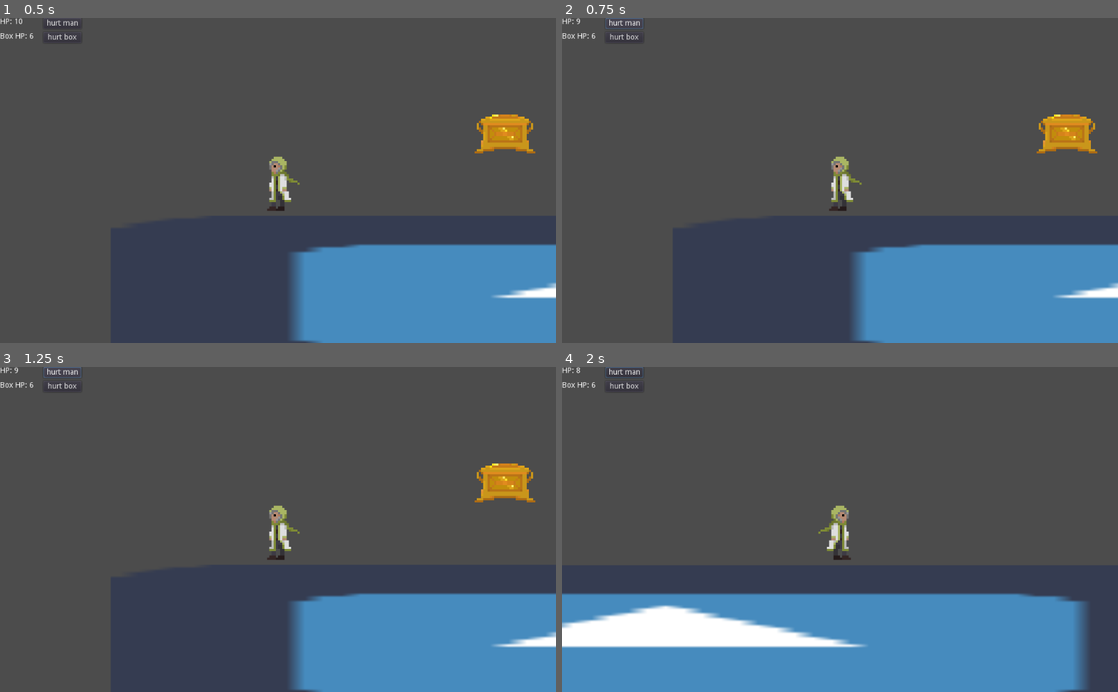
Above: before the commit, frames 1-4 (two rows, left to right).
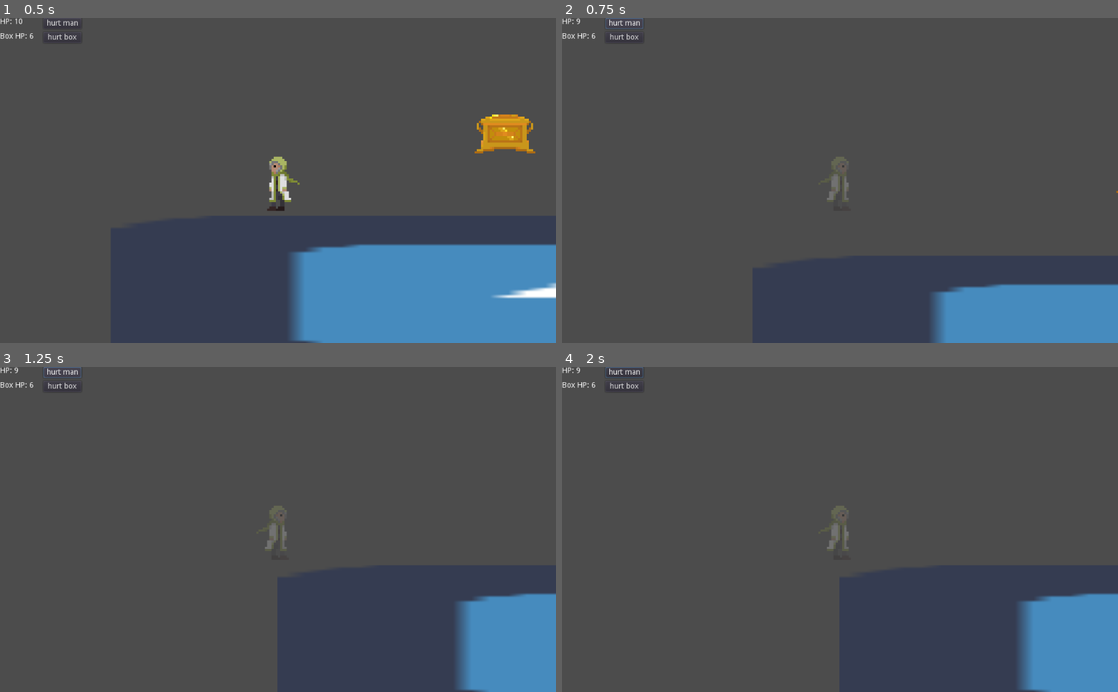
Above: after the commit, the same moments.

Repository: LaurenceTimothyMGarcia/Halloween-Game-Jam-2021
Game: Godot game, scene res://Assets/Scenes/PlayerTester.tscn
Two runs of this game, one before a commit and one after it. Both use one fixed random seed, a clock stepped at 60 frames per second and the inputs below. The project has no main scene, so this scene is started directly. The engine's default icon, where the game draws it, is replaced by a stand-in: a white triangle on a blue panel in a dark square.
Inputs (mouse positions are in pixels of both pictures, inside the frame that each line leads up to):
- Up to frame 1 (0.5 s): no input
- Up to frame 2 (0.75 s): click "hurt man" at 0.5 s
- Up to frame 3 (1.25 s): no input
- Up to frame 4 (2 s): move the mouse to (962, 513) at 1.27 s; hold D (move_right) from 1.28 s (still down); right-click (962, 513) at 1.35 s; click (962, 513) at 1.42 s; tap Space (jump) at 1.52 s

Frame 1 is identical in both runs. In frame 2, 11% of the frame differs, in the area x 47-100%, y 29-100%; in frame 3, 11%; in frame 4, 28%, in the area x 0-100%, y 0-100%.

Commit message:
The player now gets knocked back when they take damage
Call the new function getHurt() to do so.

Diff:
--- a/Assets/Scenes/Player.gd
+++ b/Assets/Scenes/Player.gd
@@ -7,6 +7,8 @@
 export var gravity = 1000
 export var fallMultiplier = 2
 export var lowJumpMultiplier = 4
+export var knockedBackSpeed = 200
+export var knockedBackUp = 200
 
 export var maxHP = 10
 var _currentHP
@@ -22,6 +24,10 @@
 
 var holdingBox
 
+var _stunned
+var _knockedBack
+var _invincible
+
 signal facing_left
 signal facing_right
 
@@ -33,16 +39,37 @@
 	_jumpReady = true
 	_facingRight = true
 	holdingBox = false
+	_stunned = false
+	_knockedBack = false
+	_invincible = false
 	_grabPointSwapDistance = $GrabPoint.position.x
 	_currentHP = maxHP
 
 
 # Called every frame. 'delta' is the elapsed time since the previous frame.
 func _physics_process(delta):
-	_lookAtMouse()
-	_movementHandler(delta)
-	_theBoxHandler()
+	_stunnedHandler(delta)
+	if !_stunned:
+		_lookAtMouse()
+		_movementHandler(delta)
+		_theBoxHandler()
 	_tryDying()
+
+func _stunnedHandler(var delta):
+	if _stunned:
+		velocity.x = 0
+		if _knockedBack:
+			if _facingRight:
+				velocity.x -= 1
+			else:
+				velocity.x += 1
+		velocity.x *= knockedBackSpeed
+		velocity.y += gravity * delta
+		velocity = move_and_slide(velocity)
+	if _invincible:
+		$Sprite.modulate = Color(1,1,1,.25)
+	else:
+		$Sprite.modulate = Color(1,1,1,1)
 
 func _lookAtMouse():
 	if get_global_mouse_position().x >= position.x:
@@ -107,10 +134,14 @@
 			theBox.facingRight = _facingRight
 			holdingBox = true
 		elif theBox.currentState == boxState.carried:
-			disconnect("facing_left", theBox, "_on_Player_facing_left")
-			disconnect("facing_right", theBox, "_on_Player_facing_right")
-			theBox.call("getThrown")
-			holdingBox = false
+			_throwBox()
+
+func _throwBox():
+	if holdingBox:
+		disconnect("facing_left", theBox, "_on_Player_facing_left")
+		disconnect("facing_right", theBox, "_on_Player_facing_right")
+		theBox.call("getThrown")
+		holdingBox = false
 
 func _on_GrabZone_body_entered(body):
 	if body.is_in_group("thebox"):
@@ -127,3 +158,35 @@
 	if (_currentHP == 0):
 		print("fuck")
 		takeDamage(-100)
+
+func getHurt(var fromLeft, var amount):
+	if not _invincible:
+		if fromLeft:
+			_lookLeft()
+		else:
+			_lookRight()
+
+		call_deferred("_throwBox")
+
+		takeDamage(amount)
+
+		_stunned = true
+		_knockedBack = true
+		_invincible = true
+		velocity.y = -knockedBackUp
+
+		$StunTimer.start()
+		$KnockbackTimer.start()
+		$InvincibleTimer.start()
+
+
+func _on_StunTimer_timeout():
+	_stunned = false
+
+
+func _on_KnockbackTimer_timeout():
+	_knockedBack = false
+
+
+func _on_InvincibleTimer_timeout():
+	_invincible = false
--- a/Assets/Scenes/Player.tscn
+++ b/Assets/Scenes/Player.tscn
@@ -51,6 +51,21 @@
 position = Vector2( 0.838241, 0.0534758 )
 shape = SubResource( 3 )
 
+[node name="StunTimer" type="Timer" parent="."]
+wait_time = 2.0
+one_shot = true
+
+[node name="KnockbackTimer" type="Timer" parent="."]
+wait_time = 0.4
+one_shot = true
+
+[node name="InvincibleTimer" type="Timer" parent="."]
+wait_time = 4.0
+one_shot = true
+
 [connection signal="body_entered" from="GroundedChecker" to="." method="_on_GroundedChecker_body_entered"]
 [connection signal="body_entered" from="GrabZone" to="." method="_on_GrabZone_body_entered"]
 [connection signal="body_exited" from="GrabZone" to="." method="_on_GrabZone_body_exited"]
+[connection signal="timeout" from="StunTimer" to="." method="_on_StunTimer_timeout"]
+[connection signal="timeout" from="KnockbackTimer" to="." method="_on_KnockbackTimer_timeout"]
+[connection signal="timeout" from="InvincibleTimer" to="." method="_on_InvincibleTimer_timeout"]
--- a/Assets/Scenes/PlayerTester.gd
+++ b/Assets/Scenes/PlayerTester.gd
@@ -19,7 +19,7 @@
 
 
 func _on_Button_pressed():
-	$Player.takeDamage(1)
+	$Player.getHurt(false,1)
 
 
 func _on_BoxButton_pressed():
--- a/project.godot
+++ b/project.godot
@@ -15,6 +15,13 @@
 
 [input]
 
+ui_accept={
+"deadzone": 0.5,
+"events": [ Object(InputEventKey,"resource_local_to_scene":false,"resource_name":"","device":0,"alt":false,"shift":false,"control":false,"meta":false,"command":false,"pressed":false,"scancode":16777221,"unicode":0,"echo":false,"script":null)
+, Object(InputEventKey,"resource_local_to_scene":false,"resource_name":"","device":0,"alt":false,"shift":false,"control":false,"meta":false,"command":false,"pressed":false,"scancode":16777222,"unicode":0,"echo":false,"script":null)
+, Object(InputEventJoypadButton,"resource_local_to_scene":false,"resource_name":"","device":0,"button_index":0,"pressure":0.0,"pressed":false,"script":null)
+ ]
+}
 move_left={
 "deadzone": 0.5,
 "events": [ Object(InputEventKey,"resource_local_to_scene":false,"resource_name":"","device":0,"alt":false,"shift":false,"control":false,"meta":false,"command":false,"pressed":false,"scancode":65,"unicode":0,"echo":false,"script":null)
